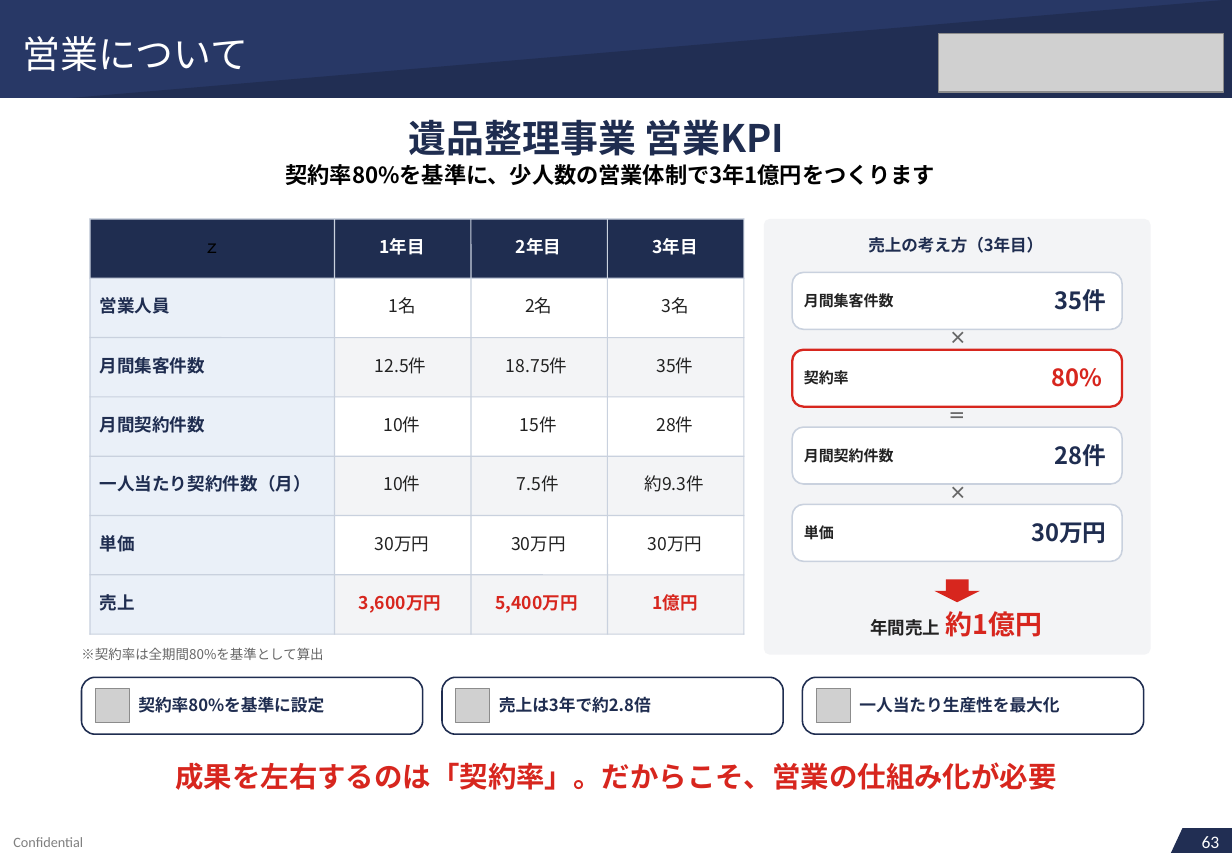
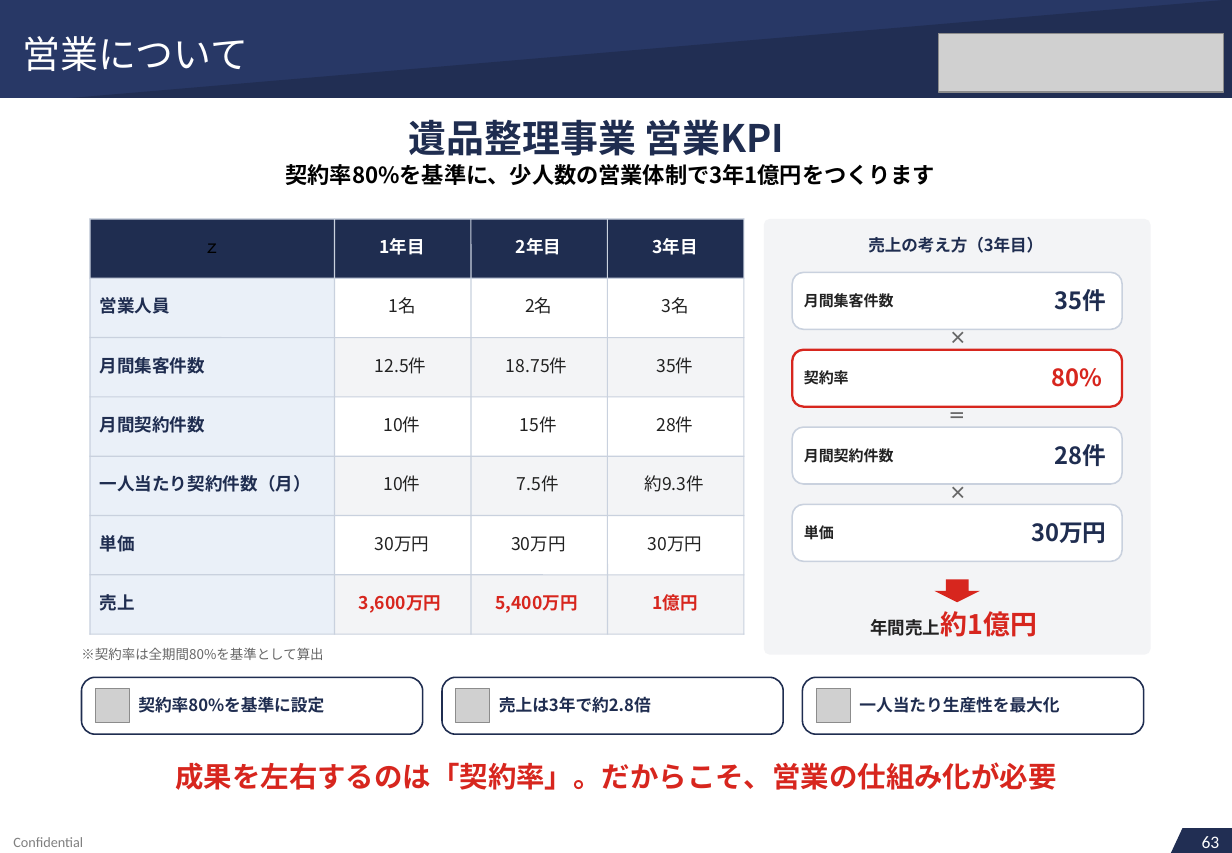
Before and after one commit to soshiro-iki-sys/-, a slide deck: slide 38 of proposals/REVIVAL_LINK様_ご提案書.pptx. Drawn at 1232x853 pixels with LibreOffice and Linux fonts; fonts in the diff are those of the drawing; grey boxes stand for pictures. Boxes give left, top, right and bottom in pixels: in the first picture for what was removed or moved away, otherwise in the second. Text is boxed around its words. In the diff, an @@ line names an element or a change of style, - is before the commit and + after.

```diff
--- a/proposals/REVIVAL_LINK様_ご提案書.pptx
+++ b/proposals/REVIVAL_LINK様_ご提案書.pptx
@@ text at [870, 611, 1038, 637]: text changed @@
-年間売上
+年間売上約1億円
@@ text removed at [945, 611, 1042, 637] @@
-約1億円
```
Also in this commit, not shown: 51 other slides changed, 4 other files.
